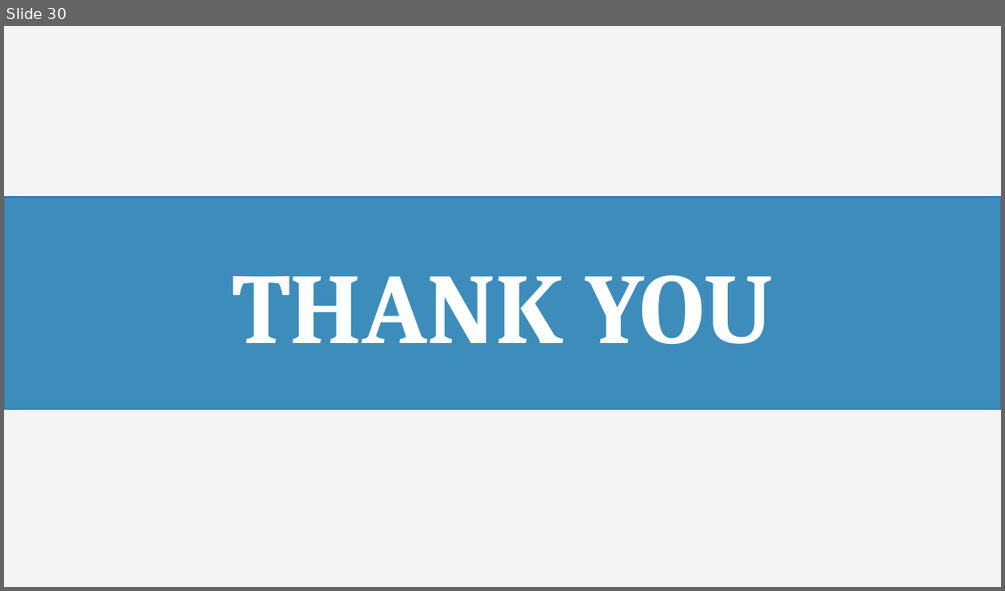
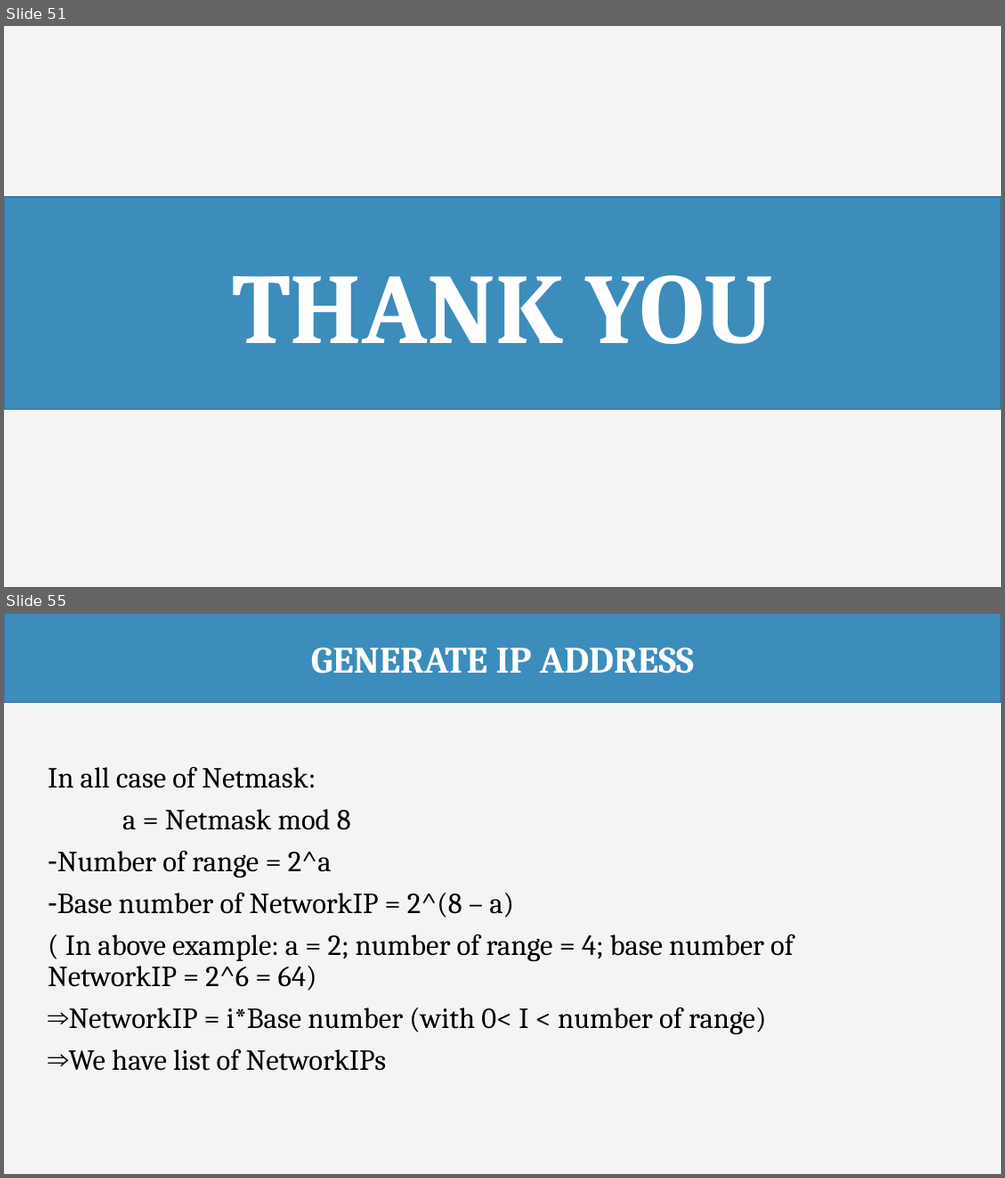
Before and after one commit to haltt051093/IMS-datacenter, a slide deck: Document/Presentation/IMS_20160407_Presentation.pptx. Shown one above the other, each under a label of ours: slide 30 before the commit, slides 51 and 55 after it; the slides between them are not shown. The pictures are 1005x591 and 1005x1178 pixels, drawn with LibreOffice and Linux fonts; fonts in the diff are those of the drawing. Boxes give left, top, right and bottom in pixels: in the first picture for what was removed or moved away, otherwise in the second. Text is boxed around its words. In the diff, an @@ line names an element or a change of style, - is before the commit and + after.

```diff
--- a/Document/Presentation/IMS_20160407_Presentation.pptx
+++ b/Document/Presentation/IMS_20160407_Presentation.pptx
@@ slide 55 added at bbox=[4, 613, 1001, 1174], background #F4F4F4 @@
@@ rectangle added at bbox=[4, 613, 1001, 703], fill #3C8DBC, outline #43739E 1 pt, 36 pt, text #FFFFFF, bold @@
+GENERATE IP ADDRESS
@@ text added at bbox=[48, 767, 793, 1070], 28 pt, text #000000 @@
+In all case of Netmask:
+a = Netmask mod 8
+– Number of range = 2^a
+– Base number of NetworkIP = 2^(8 – a)
+( In above example: a = 2; number of range = 4; base number of NetworkIP = 2^6 = 64)
+⇒ NetworkIP = i*Base number (with 0< I < number of range)
+⇒ We have list of NetworkIPs
@@ what was slide 30 is now slide 51 @@
```
Also in this commit, not shown: 12 slides changed, 35 other slides added, 8 slides removed.
